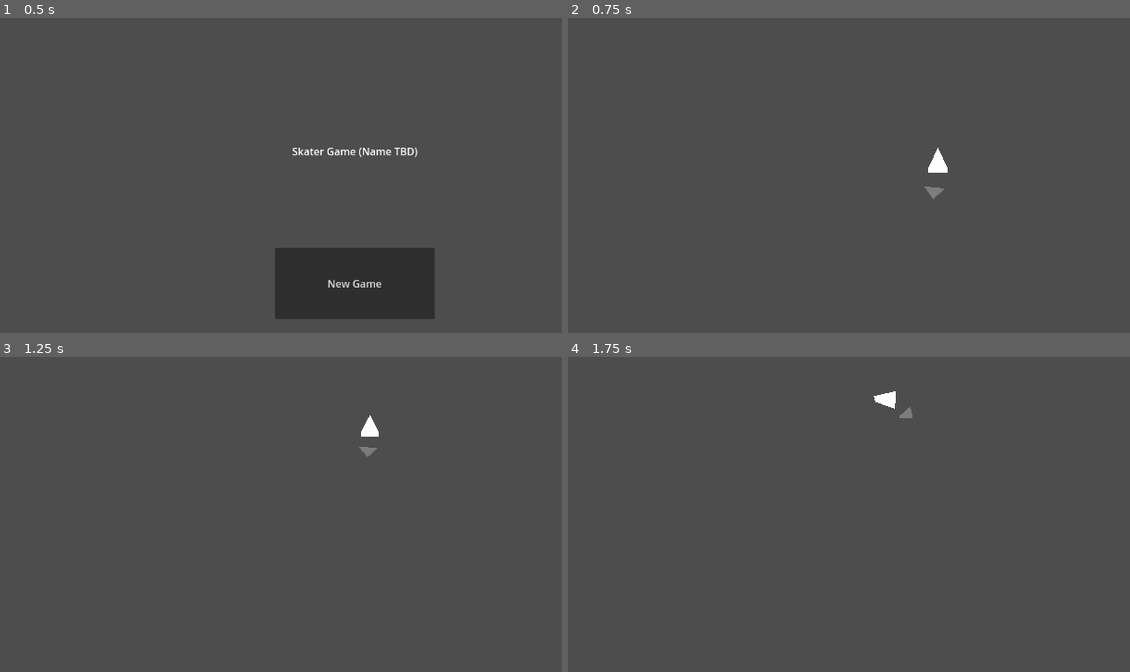
Above: before the commit, frames 1-4 (two rows, left to right).
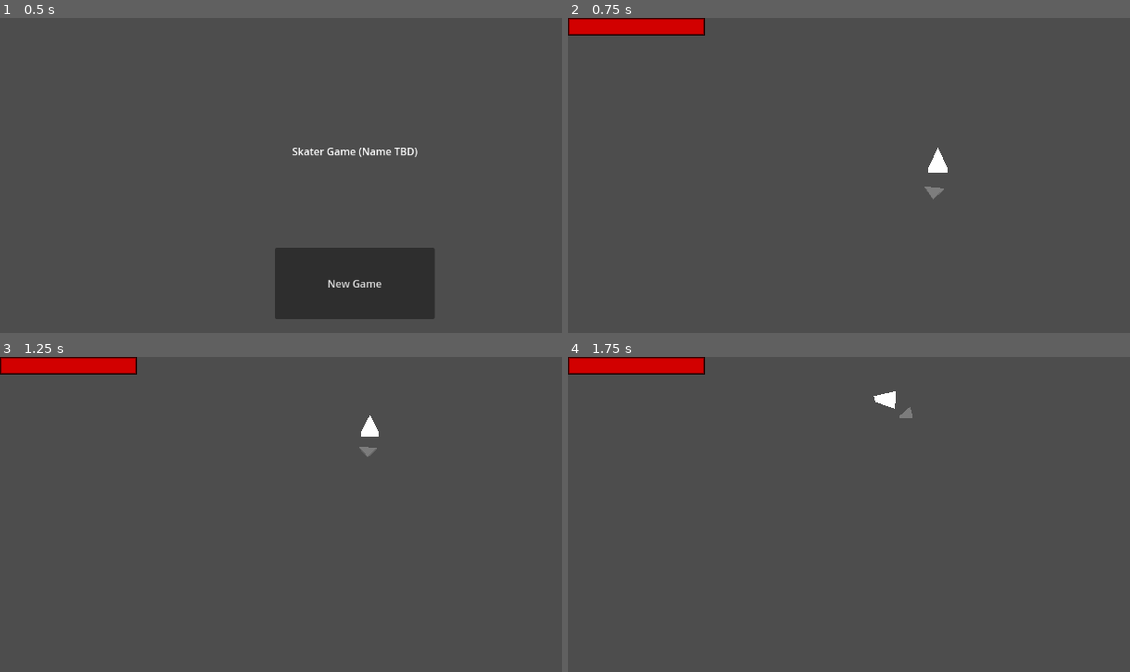
Above: after the commit, the same moments.

Repository: mtthwm/wildjamdec2024
Game: Godot game, scene res://Scenes/Homescreen/homescreen.tscn
The game is run twice, just before and just after one commit, with the same random seed, the same clock (stepped at 60 frames per second) and the same inputs.
Inputs (mouse positions are in pixels of both pictures, inside the frame that each line leads up to):
- Up to frame 1 (0.5 s): no input
- Up to frame 2 (0.75 s): click "New Game" at 0.5 s
- Up to frame 3 (1.25 s): no input
- Up to frame 4 (1.75 s): tap Enter (ui_accept) at 1.25, 1.52 s; move the mouse to (1101, 542) at 1.27 s; hold A (a_pressed) from 1.28 s (still down)

Frame 1 is identical in both runs. In frame 2, 1.4% of the frame differs, in the area x 0-25%, y 0-6%; in frame 3, 1.4%; in frame 4, 1.4%.

Commit message:
Health Bar

Diff:
--- a/Scenes/Game/game.tscn
+++ b/Scenes/Game/game.tscn
@@ -1,13 +1,32 @@
-[gd_scene load_steps=7 format=3 uid="uid://bq2yq6o38kab4"]
+[gd_scene load_steps=10 format=3 uid="uid://bq2yq6o38kab4"]
 
 [ext_resource type="Script" path="res://Scripts/animation_player.gd" id="2_hejmx"]
 [ext_resource type="PackedScene" uid="uid://deavkqm2skg1p" path="res://Scenes/Game/skater.tscn" id="2_pdlqr"]
+
+[sub_resource type="ViewportTexture" id="ViewportTexture_uudqv"]
+viewport_path = NodePath("SubViewport")
 
 [sub_resource type="BoxShape3D" id="BoxShape3D_g2t2m"]
 size = Vector3(1, 1, 30)
 
 [sub_resource type="BoxShape3D" id="BoxShape3D_s03gr"]
 size = Vector3(1, 1, 20)
+
+[sub_resource type="StyleBoxFlat" id="StyleBoxFlat_wp4u8"]
+border_width_left = 2
+border_width_top = 2
+border_width_right = 2
+border_width_bottom = 2
+border_color = Color(0, 0, 0, 1)
+
+[sub_resource type="StyleBoxFlat" id="StyleBoxFlat_ortam"]
+bg_color = Color(0.821911, 2.62313e-06, 7.70092e-07, 1)
+border_width_left = 3
+border_width_top = 3
+border_width_right = 3
+border_width_bottom = 3
+border_color = Color(0, 0, 0, 1)
+border_blend = true
 
 [sub_resource type="Animation" id="Animation_sebs7"]
 resource_name = "new_animation"
@@ -37,6 +56,10 @@
 
 [node name="Skater" parent="." instance=ExtResource("2_pdlqr")]
 transform = Transform3D(1, 0, 0, 0, 1, 0, 0, 0, 1, 0.000661075, 0, -0.000576496)
+
+[node name="Sprite3D" type="Sprite3D" parent="Skater"]
+transform = Transform3D(1, 0, 0, 0, 0.258819, 0.965926, 0, -0.965926, 0.258819, -0.000661075, 1, 0.000576496)
+texture = SubResource("ViewportTexture_uudqv")
 
 [node name="DirectionalLight3D" type="DirectionalLight3D" parent="."]
 transform = Transform3D(1, 0, 0, 0, 0.707107, 0.707107, 0, -0.707107, 0.707107, 0, 16, 6)
@@ -71,6 +94,15 @@
 transform = Transform3D(1, 0, 0, 0, 0.34202, 0.939693, 0, -0.939693, 0.34202, 0, 10, 5)
 top_level = true
 
+[node name="ProgressBar" type="ProgressBar" parent="Camera3D2"]
+offset_right = 213.0
+offset_bottom = 27.0
+theme_override_styles/background = SubResource("StyleBoxFlat_wp4u8")
+theme_override_styles/fill = SubResource("StyleBoxFlat_ortam")
+max_value = 3.0
+value = 3.0
+show_percentage = false
+
 [node name="AnimationPlayer" type="AnimationPlayer" parent="."]
 libraries = {
 "": SubResource("AnimationLibrary_db1xb")
--- a/Scenes/health_bar.tscn
+++ /dev/null
@@ -1,25 +0,0 @@
-[gd_scene load_steps=3 format=3 uid="uid://u2m3bdmpb0k5"]
-
-[sub_resource type="StyleBoxFlat" id="StyleBoxFlat_oiuv6"]
-border_width_left = 2
-border_width_top = 2
-border_width_right = 2
-border_width_bottom = 2
-border_color = Color(0, 0, 0, 1)
-
-[sub_resource type="StyleBoxFlat" id="StyleBoxFlat_03u5x"]
-bg_color = Color(1, 0, 0.188235, 1)
-border_width_left = 3
-border_width_top = 3
-border_width_right = 3
-border_width_bottom = 3
-border_color = Color(0, 0, 0, 1)
-border_blend = true
-
-[node name="HealthBar" type="ProgressBar"]
-offset_right = 257.0
-offset_bottom = 27.0
-theme_override_styles/background = SubResource("StyleBoxFlat_oiuv6")
-theme_override_styles/fill = SubResource("StyleBoxFlat_03u5x")
-value = 50.0
-show_percentage = false
--- a/Scripts/skater.gd
+++ b/Scripts/skater.gd
@@ -10,6 +10,7 @@
 @onready var attack_timer: Timer = $Attack_Timer
 @onready var damage_timer: Timer = $Damage_Timer
 @onready var playergun: RayCast3D = $aim/RayCast3D
+@onready var progress_bar: ProgressBar = $"../Camera3D2/ProgressBar"
 
 var bullet = load("res://Scenes/Game/bullet.tscn")
 var pointer = velocity
@@ -83,6 +84,7 @@
 func _take_damage(damage: int) -> void:
 	if damage_timer.is_stopped():
 		health = health - damage
+		progress_bar.value = health
 		damage_timer.start(DAMAGE_DELAY)
 		print("Ouch!")
 		print("health remaining: " + str(health))
